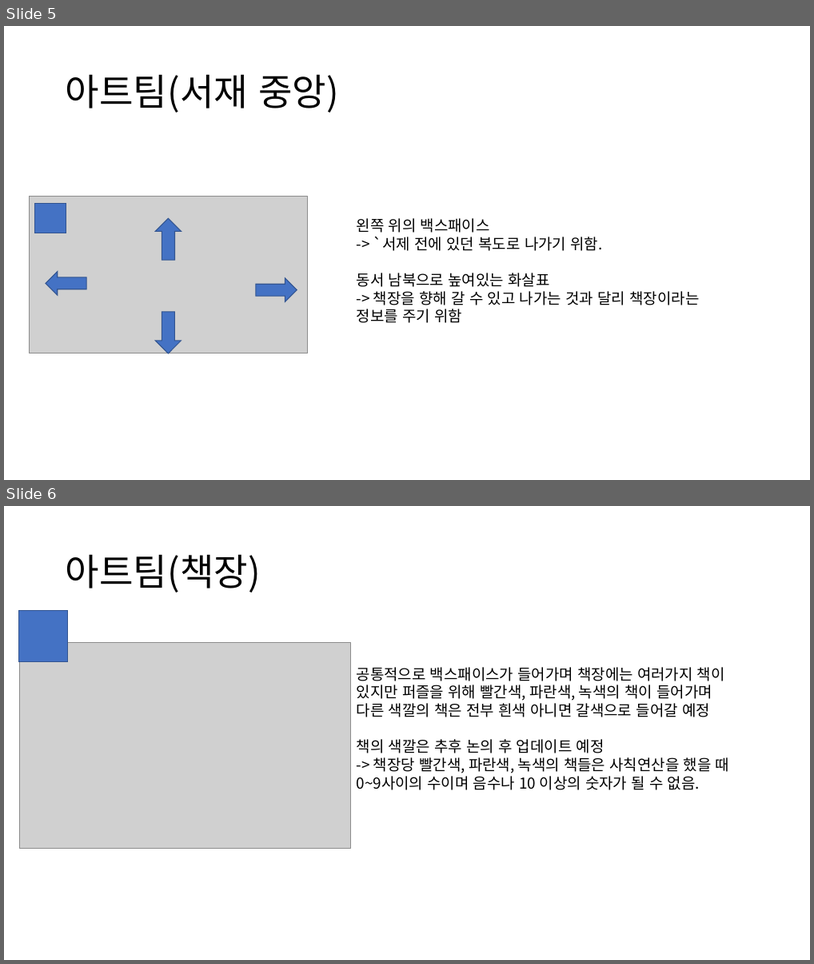
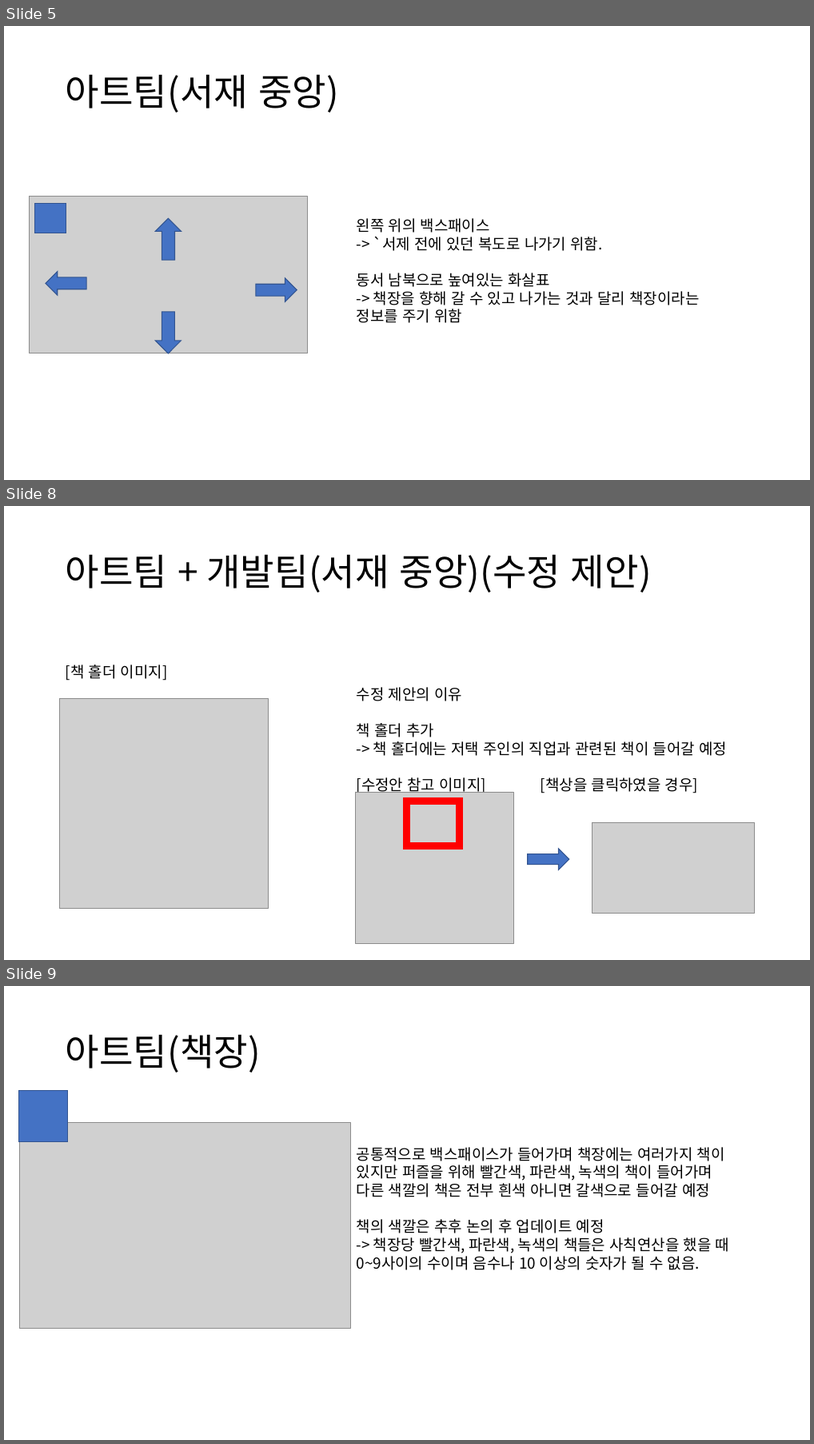
Before and after one commit to mokotan1/newCapstone, a slide deck: 기획서/서재 개발 기획.pptx. Shown one above the other, each under a label of ours: slides 5 and 6 before the commit, slides 5, 8 and 9 after it; the slides between them are not shown. The pictures are 814x964 and 814x1444 pixels, drawn with LibreOffice and Linux fonts; fonts in the diff are those of the drawing; grey boxes stand for pictures. Boxes give left, top, right and bottom in pixels: in the first picture for what was removed or moved away, otherwise in the second. Text is boxed around its words. In the diff, an @@ line names an element or a change of style, - is before the commit and + after.

Commit message:
ui 기획서와 서재 기획서 수정

```diff
--- a/기획서/서재 개발 기획.pptx
+++ b/기획서/서재 개발 기획.pptx
@@ slide 8 added at (4,506,810,960), background #FFFFFF @@
@@ title added at (66,554,652,592), 44 pt, text #000000 @@
+아트팀 + 개발팀(서재 중앙)(수정 제안)
@@ text added at (66,664,168,680), 18 pt, text #000000 @@
+[책 홀더 이미지]
@@ text added at (357,687,727,795), 18 pt, text #000000 @@
+수정 제안의 이유
+책 홀더 추가
+-> 책 홀더에는 저택 주인의 직업과 관련된 책이 들어갈 예정
+[수정안 참고 이미지] [책상을 클릭하였을 경우]
@@ picture added at (60,698,269,908) @@
@@ picture added at (355,792,514,943) @@
@@ frame added at (404,797,464,848), fill #FF0000, outline #FF0000 1 pt @@
@@ picture added at (593,822,755,912) @@
@@ right arrow added at (528,848,570,869), fill #4472C4, outline #325491 1 pt @@
@@ what was slide 6 is now slide 9 @@
```
Also in this commit, not shown: 2 slides changed, 4 other slides added, 1 other file.
